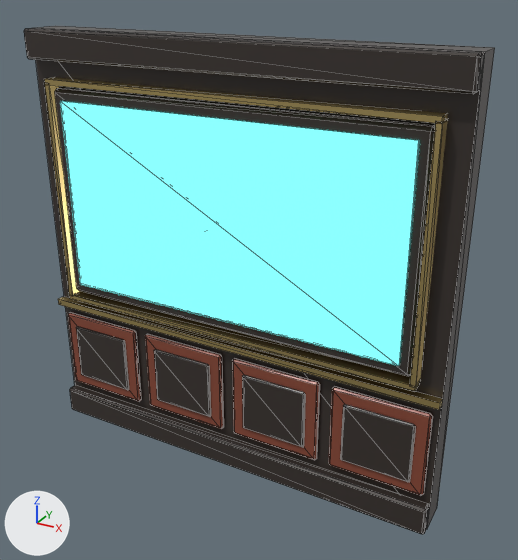
An edit to the glTF model maze3d/kits/executive/models/wall_ex_screen.glb, drawn before and after from the same camera.
One viewpoint serves both versions: a 50 mm camera at (3.07, -4.99, 4.52) aimed at (0.22, 0.18, 1.93). Every picture has the same lights, and +X, +Y and +Z are marked at lower left. The picture after the commit comes second. Mesh edges are drawn as thin lines. Vertices at exactly the same position are counted once.

Objects in the first picture: 'wall_ex_screen'.
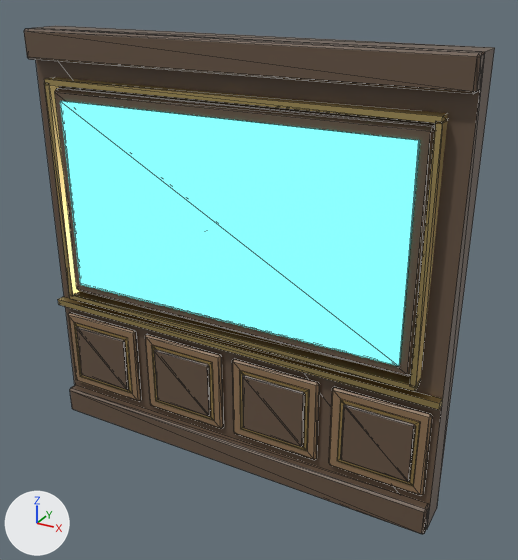
The change in detail:
Material 'ebony' (mat_ebony) changes colour from dark grey #3c3530 to brown #655242; in linear values from (0.045, 0.035, 0.03) to (0.13, 0.085, 0.055).
Material 'gold_burn' (mat_gold_burn) is new.
Its base color is (0.7, 0.5, 0.19) (beige #dabc79).
Its metallic is 1.0.
Its roughness is 0.42.
me_wall is used by ob_wall_ex_screen; location (0.0, 0.0, 0.0).
me_wall had 320 vertices, 568 faces and spanned x -2.0..2.0, y -0.12..0.3, z 0.0..4.0.
me_wall now has 352 vertices, 616 faces and spans x -2.0..2.0, y -0.12..0.3, z 0.0..4.0.
me_wall part 1: a new loose piece, a box spanning x -1.85..-1.15, y -0.058..-0.046, z 0.45..1.1, in mat_gold_burn (beige #dabc79).
me_wall part 2: a new loose piece, a box spanning x -0.85..-0.15, y -0.058..-0.046, z 0.45..1.1, in mat_gold_burn (beige #dabc79).
me_wall part 3: a new loose piece, a box spanning x 0.15..0.85, y -0.058..-0.046, z 0.45..1.1, in mat_gold_burn (beige #dabc79).
me_wall part 4: a new loose piece, a box spanning x 1.15..1.85, y -0.058..-0.046, z 0.45..1.1, in mat_gold_burn (beige #dabc79).
me_wall gains material mat_gold_burn (beige #dabc79).

Boxes (x1, y1, x2, y2) around the edits, measured in the pictures (518 x 560 px):
'wall_ex_screen', recoloured, reshaped (dark grey to brown): (24, 26, 495, 534) in both
part 1 of me_wall, added: after (74, 323, 132, 394)
part 2 of me_wall, added: after (151, 345, 214, 421)
part 3 of me_wall, added: after (239, 370, 309, 451)
part 4 of me_wall, added: after (337, 399, 420, 486)
